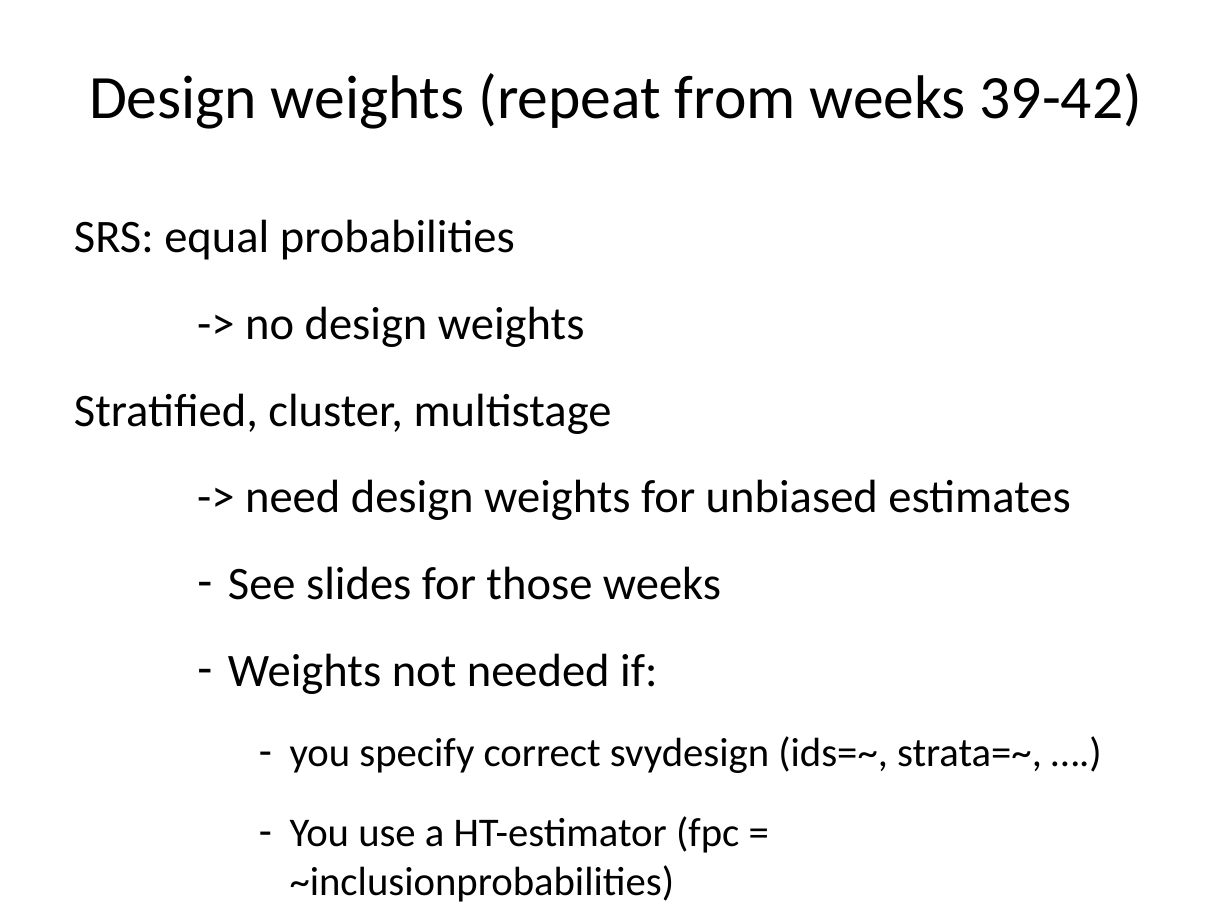
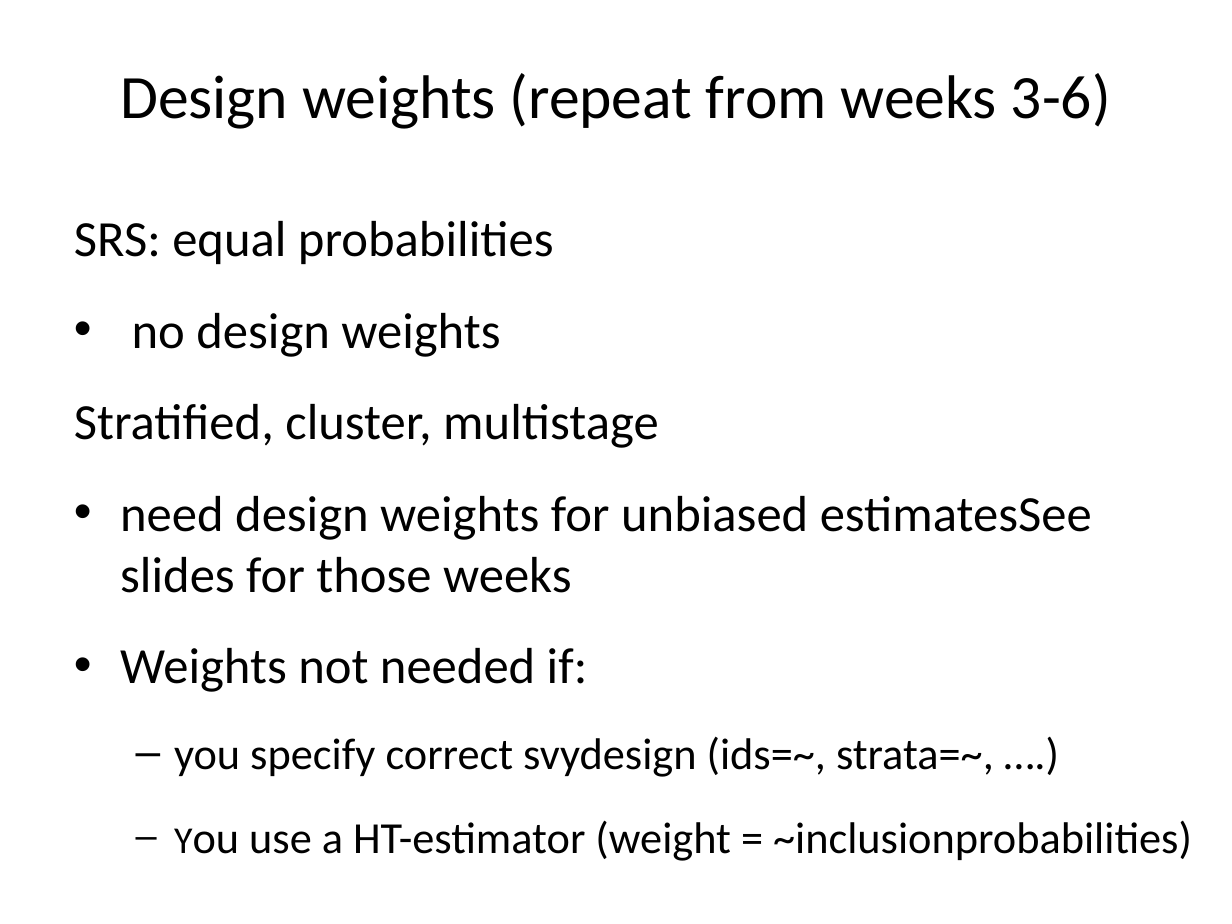
Before and after one commit to peterlugtig/peterlugtig.github.io, a slide deck: slide 24 of static/files/SDA/week9/lecture_week_9.pptx (slide 23 before the commit). Drawn at 1232x924 pixels with LibreOffice and Linux fonts; fonts in the diff are those of the drawing. Boxes give left, top, right and bottom in pixels: in the first picture for what was removed or moved away, otherwise in the second. Text is boxed around its words. In the diff, an @@ line names an element or a change of style, - is before the commit and + after.

Commit message:
update weeks 9 & 10

```diff
--- a/static/files/SDA/week9/lecture_week_9.pptx
+++ b/static/files/SDA/week9/lecture_week_9.pptx
@@ title at [120, 73, 1111, 129]: text changed @@
-Design weights (repeat from weeks 39-42)
+Design weights (repeat from weeks 3-6)
@@ text at [74, 221, 994, 777]: size 27.2 to 29.6 pt in "SRS: equal probabilities", "Stratified, cluster, multistage", "Weights not needed if:"; size 23.8 to 25.9 pt in "you specify correct svydesign (ids=~, strata=~, ….)"; bullet - to •; list level 3 to 1 in "Weights not needed if:"; bullet - to –; list level 4 to 2 in "you specify correct svydesign (ids=~, ..." @@
@@ text at [132, 313, 500, 357]: text changed; size 27.2 to 29.6 pt @@
--> no design weights
+• no design weights
@@ text at [120, 496, 1092, 593]: text changed; size 27.2 to 29.6 pt @@
-    -> need design weights for unbiased estimates
-    – See slides for those weeks
+• need design weights for unbiased estimatesSee slides for those weeks
@@ text at [249, 820, 1192, 861]: text changed; size 23.8 to 25.9 pt @@
-      – You use a HT-estimator (fpc = ~inclusionprobabilities)
+  – You use a HT-estimator (weight = ~inclusionprobabilities)
```
Also in this commit, not shown: 8 other slides changed, 4 slides added, 18 slides removed, 23 other files.
